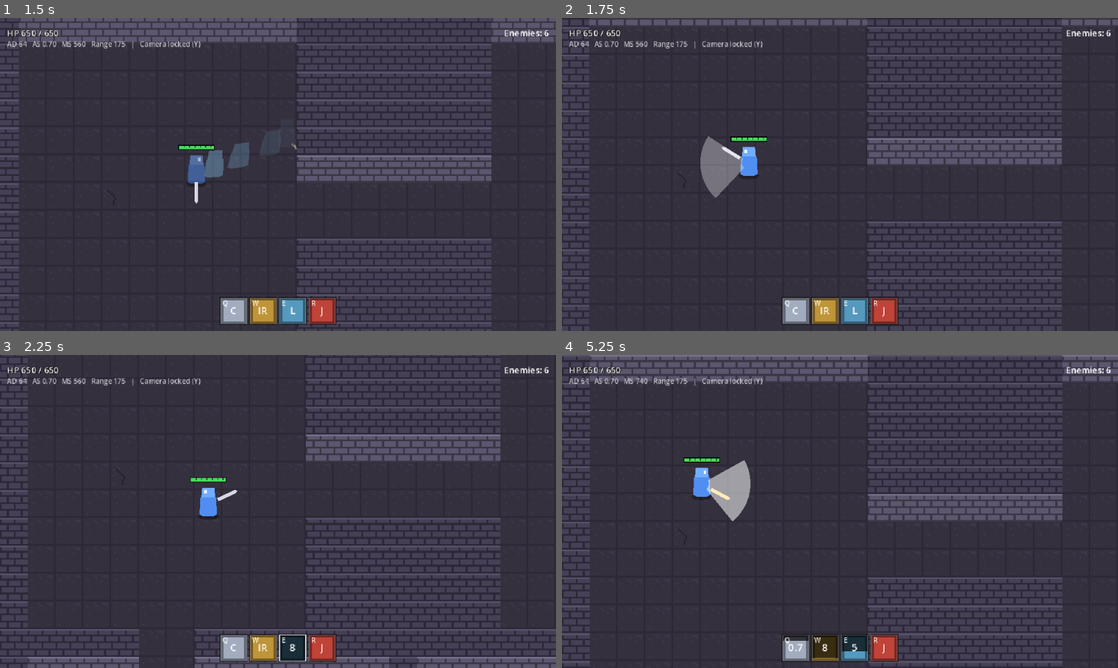
Above: before the commit, frames 1-4 (two rows, left to right).
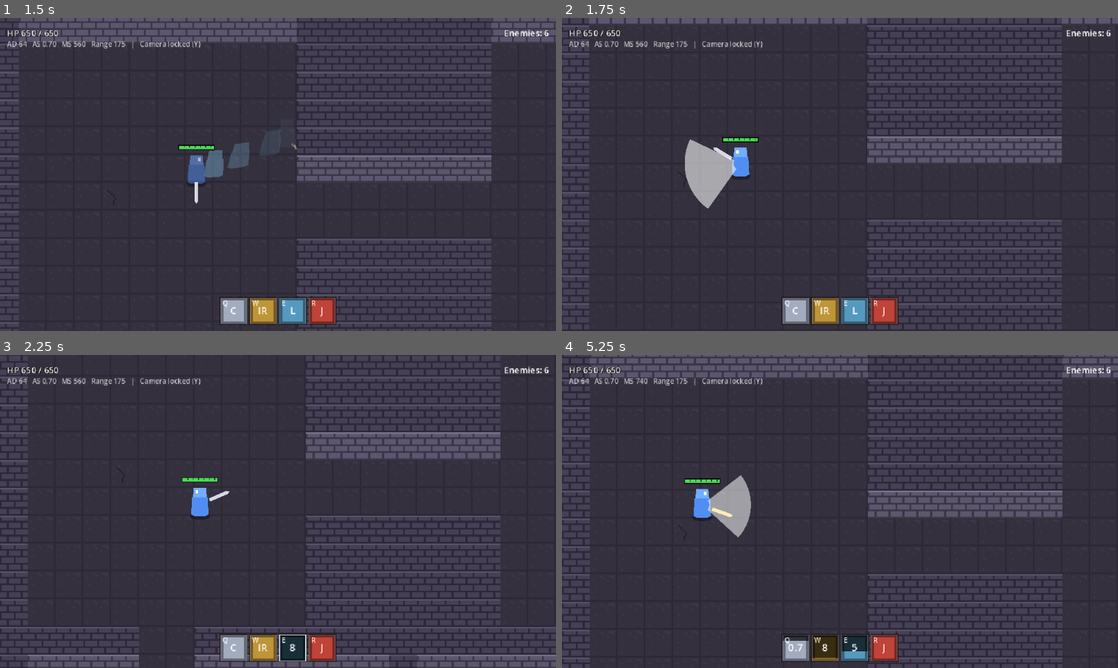
Above: after the commit, the same moments.

Repository: RyanAndrewsJR/uhgame
Game: Godot game, scene res://scenes/main.tscn
Same seed, same stepped clock (60 frames per second), same inputs: the game is played once before the commit and once after it.
Inputs (mouse positions are in pixels of both pictures, inside the frame that each line leads up to):
- Up to frame 1 (1.5 s): tap Enter at 0.5 s; move the mouse to (400, 158) at 0.52 s; hold D (move_right) 0.53-1.28 s; click (400, 158) at 0.6 s; tap Space (dash) at 0.8, 1.35 s; move the mouse to (166, 190) at 1.27 s; hold S (move_down) from 1.28 s (still down)
- Up to frame 2 (1.75 s): keep holding S (move_down); click (728, 190) at 1.55 s
- Up to frame 3 (2.25 s): move the mouse to (333, 442) at 2.02 s; release S (move_down) at 2.03 s; hold D (move_right) from 2.03 s (still down); tap E (ability_e) at 2.1 s
- Up to frame 4 (5.25 s): tap Space (dash) at 2.3, 3.8 s; move the mouse to (812, 574) at 2.77 s; release D (move_right) at 2.78 s; hold W (move_up) 2.78-3.53 s; tap Q (ability_q) at 2.85 s; click (812, 574) at 3.05 s; move the mouse to (1006, 558) at 3.52 s; hold A (move_left) 3.53-5.03 s; tap R (ability_r) at 3.6 s; move the mouse to (673, 464) at 4.27 s; right-click (673, 464) at 4.35 s; click (673, 464) at 4.55 s; move the mouse to (867, 511) at 5.02 s; hold S (move_down) from 5.03 s (still down); click (867, 511) at 5.1 s

Frame 1 is identical in both runs. In frame 2, 14% of the frame differs, in the area x 0-100%, y 0-100%; in frame 3, 15%; in frame 4, 19%.

Commit message:
COMBAT C12: dash-strike (the Knight's thrust, 0.15 s window, combo kept)
- AttackComboKnight dash_strike swing: 1.5 AD, 16 px step, heavy thrust
- AutoAttackComponent: dash-strike runs with index -1, tags hits
  dash_strike, resumes the combo where it was; is_dash_strike()
- PlayerInput.dash_strike_window 0.1 -> 0.15; heavy slash look
- Combat test C12 section; docs

Co-Authored-By: Claude Opus 5.5 <noreply@anthropic.com>
Claude-Session: https://claude.ai/code/session_01MgyCqfk8g1Va5ENTo7DNst

Diff:
--- a/game/data/combos/combo_knight.tres
+++ b/game/data/combos/combo_knight.tres
@@ -20,6 +20,18 @@
 lunge_max_px = 32.0
 pause_after = 0.25
 
+[sub_resource type="Resource" id="dash_strike"]
+script = ExtResource("2_swing")
+duration = 0.35
+ad_ratio = 1.5
+reach_multiplier = 1.15
+arc_deg = 80.0
+knockback_px = 16.0
+feel = 2
+lunge_px = 16.0
+lunge_max_px = 32.0
+
 [resource]
 script = ExtResource("1_combo")
 swings = Array[ExtResource("2_swing")]([SubResource("swing_1"), SubResource("swing_2"), SubResource("swing_3")])
+dash_strike = SubResource("dash_strike")
--- a/game/scripts/components/auto_attack_component.gd
+++ b/game/scripts/components/auto_attack_component.gd
@@ -40,7 +40,8 @@
 ## League-style attack: the windup ended but the target was out of reach
 ## (it walked or dashed away), so the attack missed (COMBAT.md, Enemies).
 signal attack_whiffed(target: Unit)
-## Combo mode: a swing started (index 0 = first swing of the combo).
+## Combo mode: a swing started (index 0 = first swing of the combo, -1 = the
+## dash-strike, COMBAT C12).
 signal swing_started(index: int, direction: Vector2, swing: AttackSwing)
 ## Combo mode: the swing's hit moment. `targets` is empty for a whiff.
 signal swing_landed(index: int, targets: Array[Unit])
@@ -118,6 +119,10 @@
 var _swing_left: float = 0.0           # until the swing ends
 var _swing_fresh: bool = false         # started this physics frame
 var _next_swing_index: int = 0
+## The swing running is the combo's dash_strike (COMBAT C12). Its index is
+## -1; the combo position it interrupted is kept in _dash_strike_resume.
+var _is_dash_strike: bool = false
+var _dash_strike_resume: int = 0
 var _combo_reset_left: float = 0.0
 var _root_released: bool = false       # walking ended the root early
 var _pause_left: float = 0.0           # breather after a swing (pause_after)
@@ -196,6 +201,11 @@
 ## swing will use (0 once the combo has reset).
 func get_combo_index() -> int:
 	return _swing_index if _swing != null else _next_swing_index
+
+
+## True while the running swing is the dash-strike (COMBAT C12).
+func is_dash_strike() -> bool:
+	return _swing != null and _is_dash_strike
 
 
 ## A swing is playing out and still roots the unit (walking hasn't ended
@@ -239,14 +249,19 @@
 
 ## Starts the next swing of the combo toward `direction`. Returns false if a
 ## swing can't start now (see can_swing()). dash_strike picks the combo's
-## dash_strike swing when it has one (COMBAT C12).
+## dash_strike swing when it has one (COMBAT C12): its own swing (index -1)
+## that doesn't count as a combo hit, so the swing after it continues the
+## combo where it was (a new combo_reset_time window starts when it ends).
 func try_swing(direction: Vector2, dash_strike: bool = false) -> bool:
 	if not can_swing() or direction.length() < 0.01:
 		return false
 	var index := _next_swing_index if _combo_reset_left > 0.0 else 0
 	var swing: AttackSwing = combo.swings[index]
-	if dash_strike and combo.dash_strike != null:
+	_is_dash_strike = dash_strike and combo.dash_strike != null
+	if _is_dash_strike:
 		swing = combo.dash_strike
+		_dash_strike_resume = index
+		index = -1
 	var speed := get_swing_speed()
 	_swing = swing
 	_swing_index = index
@@ -573,6 +588,8 @@
 	for t in targets:
 		var ctx := HitPipeline.basic_attack(unit, t, _swing)
 		ctx.crit_roll = crit_roll
+		if _is_dash_strike:
+			ctx.add_tag(&"dash_strike")   # hit:dash_strike bonuses, reaction rules (C12)
 		ctx.base_damage += bonus
 		ctx.highlight = empowered
 		HitPipeline.resolve(ctx)
@@ -587,6 +604,8 @@
 	_pause_left = _swing.pause_after / get_swing_speed()
 	var count := combo.swings.size()
 	_next_swing_index = (_swing_index + 1) % count
+	if _is_dash_strike:
+		_next_swing_index = _dash_strike_resume   # not a combo hit (COMBAT C12)
 	_combo_reset_left = combo.combo_reset_time
 	_end_swing()
 	swing_finished.emit()
@@ -594,6 +613,7 @@
 
 func _end_swing() -> void:
 	_swing = null
+	_is_dash_strike = false
 	_swing_landed = false
 	_swing_fresh = false
 	_root_released = false
--- a/game/scripts/player/player.gd
+++ b/game/scripts/player/player.gd
@@ -431,7 +431,7 @@
 		_swing_tween.kill()
 	var swing := attack.get_current_swing()
 	var direction := attack.get_swing_direction()
-	var finisher := index == attack.combo.swings.size() - 1
+	var finisher := index == attack.combo.swings.size() - 1 or index < 0   # the dash-strike (-1) looks heavy too
 	sword.rotation = 0.0
 	_swing_sword(0.1)
 	VFX.slash(get_parent(), get_center(), direction.angle(), 8.0, attack.get_swing_reach_px(swing),
--- a/game/scripts/player/player_input.gd
+++ b/game/scripts/player/player_input.gd
@@ -35,7 +35,7 @@
 ## How long an early press waits to become legal (seconds).
 @export var buffer_time: float = 0.15
 ## An attack within this many seconds after a dash ends is a dash-strike.
-@export var dash_strike_window: float = 0.1
+@export var dash_strike_window: float = 0.15
 ## On: the dash goes toward the cursor as it was when Space was pressed (a
 ## buffered dash keeps that direction). Off: the held WASD direction, or
 ## facing if none (the old behavior). The player picks this in the pause
--- a/game/scripts/tests/combat_test.gd
+++ b/game/scripts/tests/combat_test.gd
@@ -35,6 +35,8 @@
 ## C11: reaction rules (world and unit rules, the three triggers, owner roles
 ## and effect targets, tags, chance, chain limits capped at 5, the four
 ## GameplayEffects, the Shatter rule).
+## C12: the dash-strike (its data, the 0.15 s window through PlayerInput,
+## damage and tags, heavy feel, its step, the combo kept across it).
 ## Fix: a caster that dies or is freed mid-cast takes its telegraph with it
 ## at once (COMBAT.md, Known bugs).
 ## Prints PASS/FAIL per check, then a total. Run headless and it quits with
@@ -274,6 +276,7 @@
 	await _test_statuses()
 	await _test_shields()
 	await _test_reactions()
+	await _test_dash_strike()
 	await _test_death_mid_swing()
 
 
@@ -2466,6 +2469,115 @@
 	dummy.queue_free()
 
 
+# --- C12: dash-strike -------------------------------------------------------------
+
+func _test_dash_strike() -> void:
+	await _test_c12_data_and_hit()
+	await _test_c12_window()
+	await _test_c12_combo_kept()
+
+
+func _test_c12_data_and_hit() -> void:
+	_section("C12: the Knight's dash-strike swing")
+	var ds := knight.attack.combo.dash_strike
+	_check("combo_knight.tres dash_strike: 1.5 AD, 16 px step (max 32), heavy, 0.35 s, 80 deg, reach x1.15, 16 px push, no breather",
+		[ds != null, ds.ad_ratio, ds.lunge_px, ds.lunge_max_px, ds.feel, ds.duration, ds.arc_deg, ds.reach_multiplier, ds.knockback_px, ds.pause_after],
+		[true, 1.5, 16.0, 32.0, HitContext.Feel.HEAVY, 0.35, 80.0, 1.15, 16.0, 0.0])
+	_check("PlayerInput's dash_strike_window is 0.15 s", knight.player_input.dash_strike_window, 0.15)
+	await _reset_knight()
+	await _hitstop_over()
+	var from := knight.global_position
+	knight.attack.try_swing(Vector2.RIGHT, true)
+	_check("a dash-strike: index -1, is_dash_strike()", [knight.attack.get_combo_index(), knight.attack.is_dash_strike()], [-1, true])
+	await _wait_until(func() -> bool: return not knight.attack.is_swinging(), 60)
+	_check_near("in the air it steps 16 px", knight.global_position.x - from.x, 16.0, 0.5)
+	await _reset_knight()
+	await _hitstop_over()
+	var dummy := _tough_dummy_at(Vector2(60, 0))
+	await _frames(1)
+	var landed_before := _landed.size()
+	var hits := await _record_hits(func() -> void:
+		knight.attack.try_swing(Vector2.RIGHT, true)
+		await _wait_until(func() -> bool: return knight.attack.is_in_recovery(), 20))
+	_check("it hits for 64 x 1.5 = 96, tagged basic_attack + dash_strike, heavy feel",
+		hits.map(func(h: HitContext) -> Array: return [h.taken_damage, h.has_tag(&"basic_attack"), h.has_tag(&"dash_strike"), h.feel]),
+		[[96.0, true, true, HitContext.Feel.HEAVY]])
+	_check("swing_landed reports index -1", _landed.size() > landed_before and _landed[-1][1] == -1, true)
+	_check_near("heavy feel: 0.06 s hitstop", GameFeel.get_hitstop_left(), 0.06, 0.02)
+	await _wait_until(func() -> bool: return not knight.attack.is_swinging(), 60)
+	var normal := await _record_hits(func() -> void:
+		await _reset_knight_in_place()
+		knight.attack.try_swing(Vector2.RIGHT)
+		await _wait_until(func() -> bool: return knight.attack.is_in_recovery(), 20))
+	_check("a normal swing isn't tagged dash_strike", normal.map(func(h: HitContext) -> bool: return h.has_tag(&"dash_strike")), [false])
+	await _wait_until(func() -> bool: return not knight.attack.is_swinging(), 60)
+	dummy.queue_free()
+	await _hitstop_over()
+
+
+func _test_c12_window() -> void:
+	_section("C12: the 0.15 s window (through PlayerInput)")
+	var results: Array = []
+	for wait_frames in [-1, 8, 14]:   # -1 = a click during the dash
+		await _reset_knight()
+		await _hitstop_over()
+		await _wait_until(func() -> bool: return knight.dash.can_dash(), 120)
+		var flags: Array = []
+		var record := func(dash_strike: bool) -> void: flags.append(dash_strike)
+		knight.player_input.attack_pressed.connect(record)
+		knight.dash.try_dash(Vector2.RIGHT)
+		if wait_frames < 0:
+			await _frames(2)
+			knight.player_input.buffer_action(&"attack")
+			await _wait_until(func() -> bool: return not flags.is_empty(), 60)
+		else:
+			await _wait_until(func() -> bool: return not knight.dash.is_dashing(), 60)
+			await _frames(wait_frames)
+			knight.player_input.buffer_action(&"attack")
+			await _wait_until(func() -> bool: return not flags.is_empty(), 30)
+		knight.player_input.attack_pressed.disconnect(record)
+		results.append([flags, knight.attack.is_dash_strike()])
+		await _wait_until(func() -> bool: return not knight.attack.is_swinging(), 60)
+	_check("a click during the dash fires as it ends: a dash-strike", results[0], [[true], true])
+	_check("8 frames (0.13 s) after the dash: a dash-strike", results[1], [[true], true])
+	_check("14 frames (0.23 s) after: a normal swing", results[2], [[false], false])
+
+
+func _test_c12_combo_kept() -> void:
+	_section("C12: the dash-strike doesn't count as a combo hit")
+	await _reset_knight()
+	await _hitstop_over()
+	var dummy := _tough_dummy_at(Vector2(50, 0))
+	await _frames(1)
+	var damages: Array = []
+	var record := func(ctx: HitContext) -> void:
+		if ctx.target == dummy:
+			damages.append(snappedf(ctx.taken_damage, 0.1))
+	Events.unit_hit.connect(record)
+	for dash_strike in [false, true, false, true, false]:
+		_place(dummy, knight.global_position + Vector2(50, 0))
+		knight.attack.try_swing(Vector2.RIGHT, dash_strike)
+		await _wait_until(func() -> bool: return not knight.attack.is_swinging(), 60)
+		await _wait_until(func() -> bool: return not knight.attack.is_in_pause(), 30)
+		await _hitstop_over()
+	Events.unit_hit.disconnect(record)
+	_check("swing 1, dash-strike, swing 2, dash-strike, swing 3 (the finisher): 64 / 96 / 64 / 96 / 102.4",
+		damages, [64.0, 96.0, 64.0, 96.0, 102.4])
+	await _reset_knight()
+	knight.attack.try_swing(Vector2.RIGHT, true)
+	await _wait_until(func() -> bool: return not knight.attack.is_swinging(), 60)
+	_check("after the combo has reset, a dash-strike leaves it at swing 1", knight.attack.get_combo_index(), 0)
+	await _reset_knight()
+	knight.attack.try_swing(Vector2.RIGHT)
+	await _wait_until(func() -> bool: return not knight.attack.is_swinging(), 60)
+	knight.attack.try_swing(Vector2.RIGHT, true)
+	await _frames(2)
+	knight.attack.cancel_swing()
+	_check("a cancelled dash-strike resets the combo, like any cancelled swing", knight.attack.get_combo_index(), 0)
+	dummy.queue_free()
+	await _hitstop_over()
+
+
 func _make_rule(trigger: ReactionRule.Trigger, effects: Array) -> ReactionRule:
 	var rule := ReactionRule.new()
 	rule.trigger = trigger
Not shown, changed: docs/COMBAT.md
Not shown, changed: docs/DECISIONS.md
